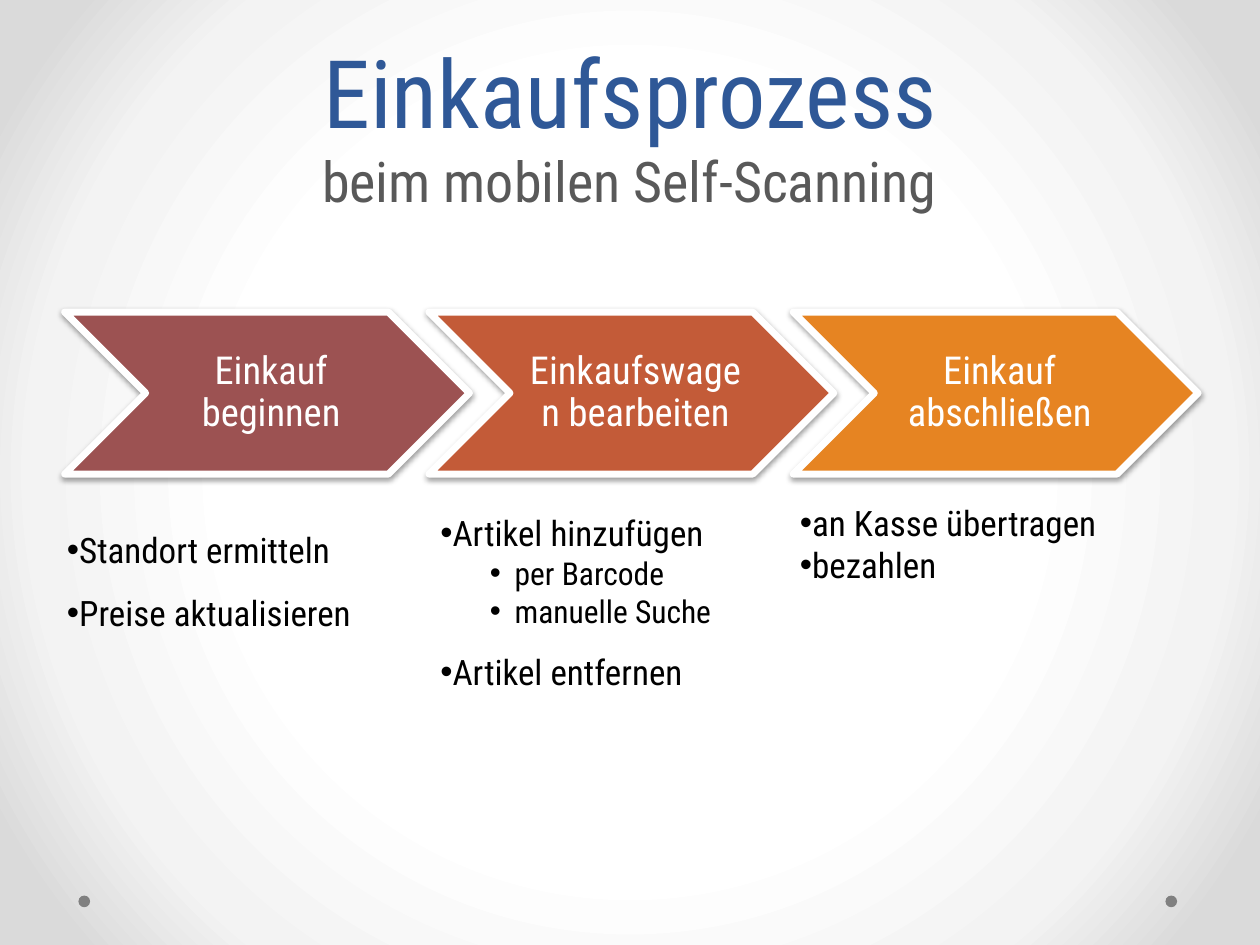
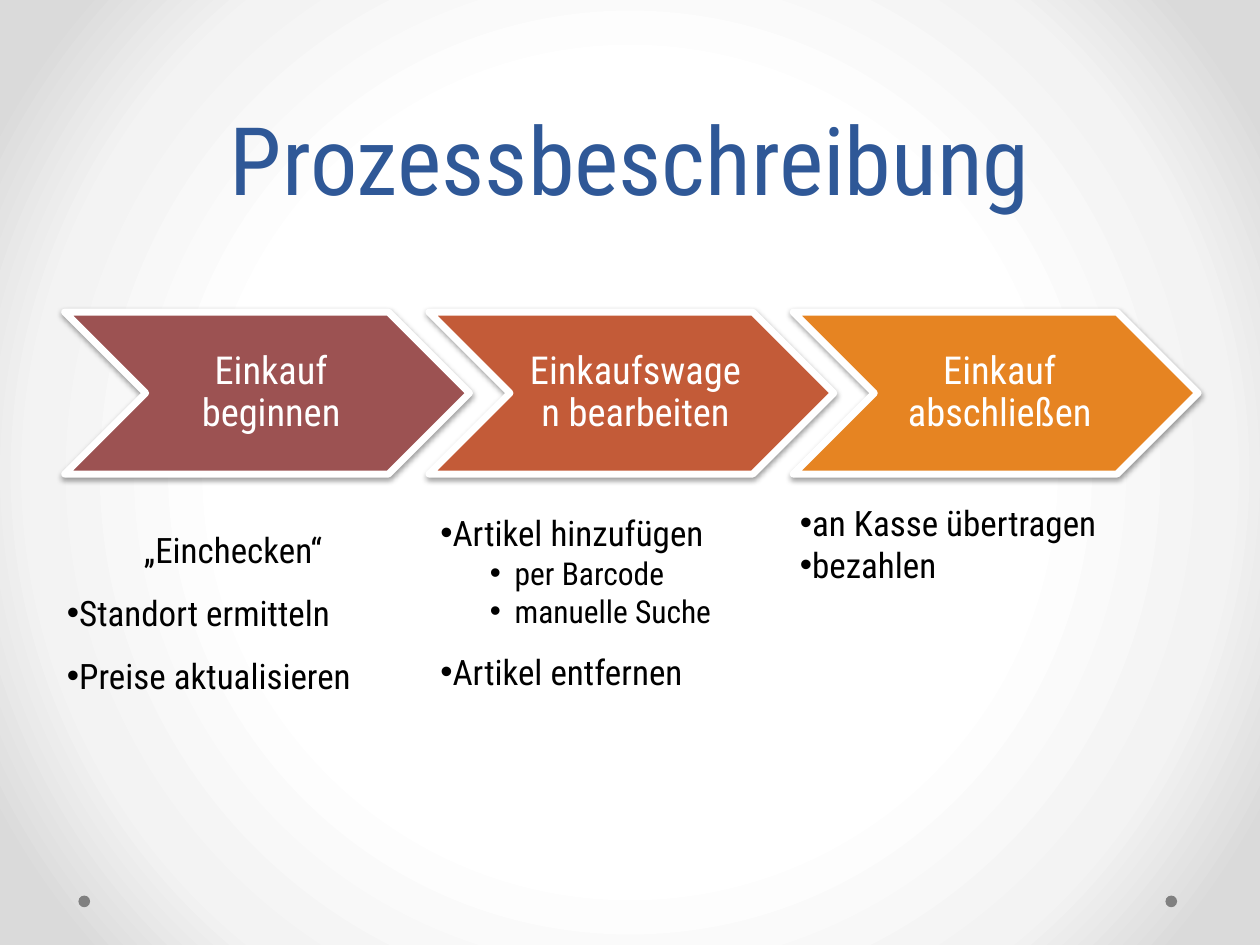
Before and after one commit to ss-proto/PA2, a slide deck: slide 6 of presentation/ss-proto.pptx. Drawn at 1260x945 pixels with LibreOffice and Linux fonts; fonts in the diff are those of the drawing. Boxes give left, top, right and bottom in pixels: in the first picture for what was removed or moved away, otherwise in the second. Text is boxed around its words. In the diff, an @@ line names an element or a change of style, - is before the commit and + after.

```diff
--- a/presentation/ss-proto.pptx
+++ b/presentation/ss-proto.pptx
@@ title at bbox=[230, 124, 1029, 215]: text changed; size 32 to 54 pt; text colour #595959 to #2F5897 @@
-Einkaufsprozess
-beim mobilen Self-Scanning
+Prozessbeschreibung
@@ text at bbox=[144, 536, 322, 568]: paragraph added @@
+„Einchecken“
```
Also in this commit, not shown: 3 other slides changed, 30 slides added, 5 other files.
